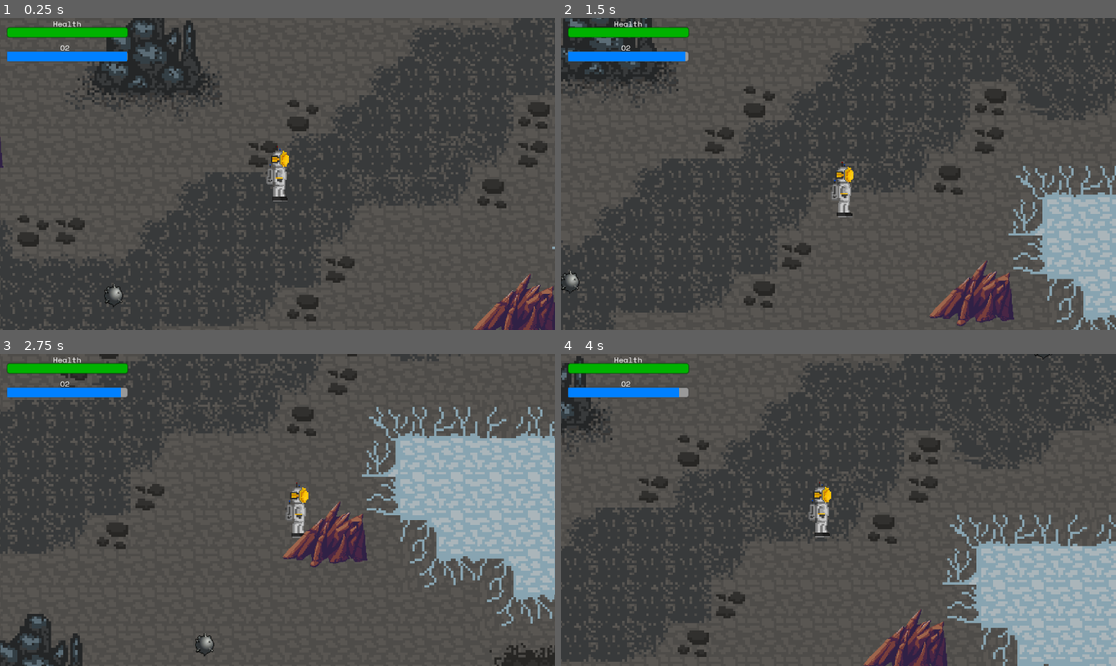
Above: before the commit, frames 1-4 (two rows, left to right).
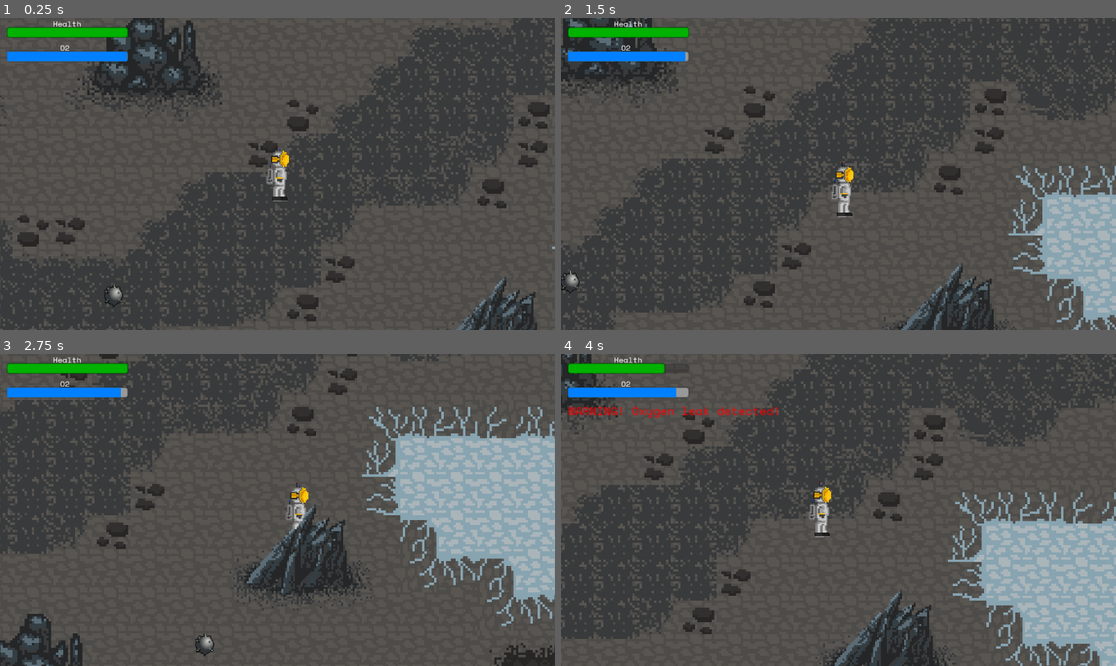
Above: after the commit, the same moments.

Repository: ProjectStarborne/Starborne
Game: Godot game, scene res://Scenes/world_asteroid.tscn
The game is run twice, just before and just after one commit, with the same random seed, the same clock (stepped at 60 frames per second) and the same inputs.
Inputs:
- Up to frame 1 (0.25 s): no input
- Up to frame 2 (1.5 s): tap Enter at 0.5 s; hold D (right) 0.53-1.28 s; hold S (down) from 1.28 s (still down)
- Up to frame 3 (2.75 s): release S (down) at 2.03 s; hold D (right) from 2.03 s (still down)
- Up to frame 4 (4 s): release D (right) at 2.78 s; hold W (up) 2.78-3.53 s; hold A (left) from 3.53 s (still down)

The runs differ from the first frame. In frame 1, 1.8% of the frame differs, in the area x 0-100%, y 25-100%; in frame 2, 2.5%; in frame 3, 3.8%; in frame 4, 22%, in the area x 0-100%, y 0-100%.

Commit message:
pointy rocks match color scheme

Diff:
--- a/Scenes/pointy_rock.tscn
+++ b/Scenes/pointy_rock.tscn
@@ -1,7 +1,7 @@
-[gd_scene load_steps=5 format=3 uid="uid://dponnsom5m3oj"]
+[gd_scene load_steps=5 format=3 uid="uid://dak03dy570kis"]
 
 [ext_resource type="Script" path="res://Scripts/rock.gd" id="1_opv14"]
-[ext_resource type="Texture2D" uid="uid://bca44p3i5bo2" path="res://Assets/images/pointyrocks_dark.png" id="2_p50n8"]
+[ext_resource type="Texture2D" uid="uid://bus55ccqlyytt" path="res://Assets/images/pointy_rocks.png" id="2_ptwfq"]
 [ext_resource type="AudioStream" uid="uid://c4c4pgmufkuf6" path="res://Assets/sounds/ouch.mp3" id="3_yu2kr"]
 
 [sub_resource type="PhysicsMaterial" id="PhysicsMaterial_7inlt"]
@@ -13,10 +13,12 @@
 script = ExtResource("1_opv14")
 
 [node name="Sprite2D" type="Sprite2D" parent="Area2D"]
+texture_filter = 1
 position = Vector2(175, -39)
-scale = Vector2(0.5, 0.5)
-texture = ExtResource("2_p50n8")
-offset = Vector2(-370, 72)
+scale = Vector2(4, 4)
+texture = ExtResource("2_ptwfq")
+centered = false
+offset = Vector2(-200, -120)
 
 [node name="CollisionPolygon2D" type="CollisionPolygon2D" parent="Area2D"]
 visibility_layer = 3
--- a/Scenes/world_asteroid.tscn
+++ b/Scenes/world_asteroid.tscn
@@ -510,19 +510,19 @@
 text = "REEEEEE"
 
 [node name="PointyRock" parent="." groups=["Rocks"] instance=ExtResource("5_7ubw8")]
-position = Vector2(507, 277)
+position = Vector2(-719, -212)
 script = ExtResource("7_uqbde")
 
 [node name="PointyRock2" parent="." groups=["Rocks"] instance=ExtResource("5_7ubw8")]
-position = Vector2(225, -457)
+position = Vector2(129, -506)
 script = ExtResource("7_uqbde")
 
 [node name="PointyRock4" parent="." groups=["Rocks"] instance=ExtResource("5_7ubw8")]
-position = Vector2(-644, -66)
+position = Vector2(436, 296)
 script = ExtResource("7_uqbde")
 
 [node name="PointyRock3" parent="." groups=["Rocks"] instance=ExtResource("5_7ubw8")]
-position = Vector2(1287, -762)
+position = Vector2(1372, -869)
 script = ExtResource("7_uqbde")
 
 [node name="MeteorSpawner" type="Node2D" parent="."]
Binary file added: Assets/images/pointy_rocks.png
Not shown, changed: Assets/images/pointy_rocks.png.import
Binary file removed: Assets/images/pointyrocks.png
Binary file removed: Assets/images/pointyrocks_dark.png
Not shown, removed: Assets/images/pointyrocks_dark.png.import
Not shown: 1 places in Scenes/world_asteroid.tscn that only renumber resources
